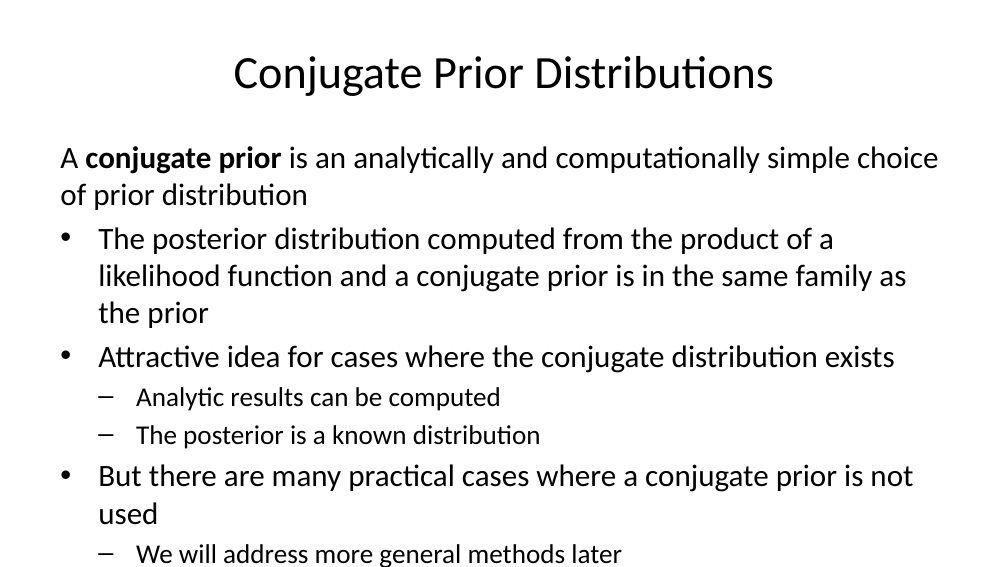
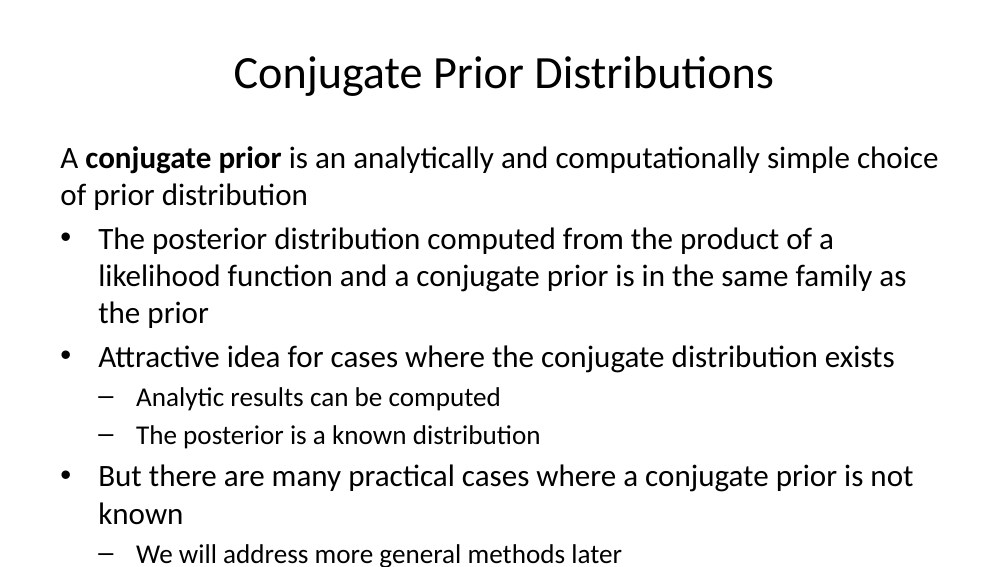
Before and after one commit to StephenElston/CSCI-E-83, a slide deck: slide 44 of LectureSlides/07_IntroductionToBayesModels.pptx. Drawn at 1008x567 pixels with LibreOffice and Linux fonts; fonts in the diff are those of the drawing. Boxes give left, top, right and bottom in pixels: in the first picture for what was removed or moved away, otherwise in the second. Text is boxed around its words. In the diff, an @@ line names an element or a change of style, - is before the commit and + after.

```diff
--- a/LectureSlides/07_IntroductionToBayesModels.pptx
+++ b/LectureSlides/07_IntroductionToBayesModels.pptx
@@ text at <box>98,464,913,525</box>: text changed @@
-• But there are many practical cases where a conjugate prior is not used
+• But there are many practical cases where a conjugate prior is not known
```
Also in this commit, not shown: 3 other slides changed, 1 slide added, 1 other file.
